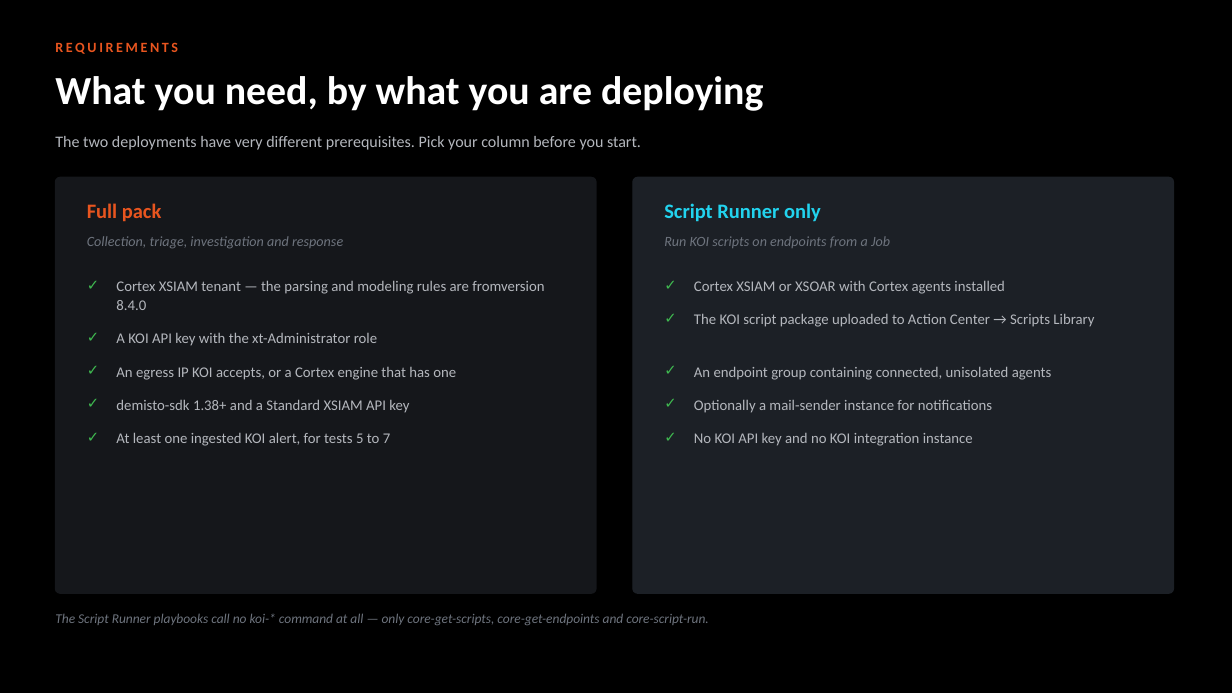
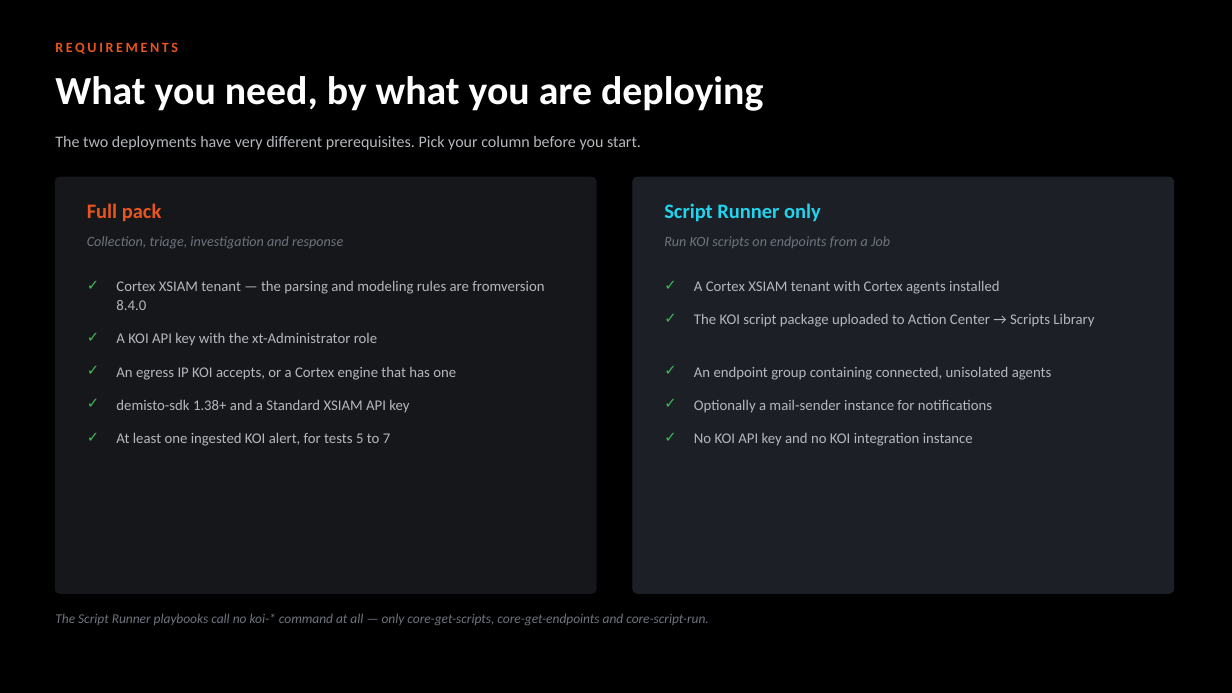
Before and after one commit to ayman-m/koi-xsiam-pack, a slide deck: slide 2 of docs/KOI_Content_Pack_Test_Guide.pptx. Drawn at 1232x693 pixels with LibreOffice and Linux fonts; fonts in the diff are those of the drawing. Boxes give left, top, right and bottom in pixels: in the first picture for what was removed or moved away, otherwise in the second. Text is boxed around its words. In the diff, an @@ line names an element or a change of style, - is before the commit and + after.

```diff
--- a/docs/KOI_Content_Pack_Test_Guide.pptx
+++ b/docs/KOI_Content_Pack_Test_Guide.pptx
@@ text at box(694, 281, 999, 294): text changed @@
-Cortex XSIAM or XSOAR with Cortex agents installed
+A Cortex XSIAM tenant with Cortex agents installed
```
Also in this commit, not shown: 3 other slides changed, 10 other files.
